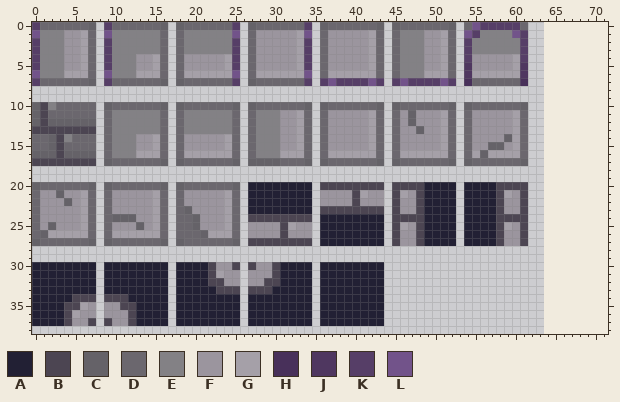
Pixel-art file: AIProject/Assets/sprites/Asperite Files/dungeon_tileSheet.aseprite. Above is the file before it was changed.
64x64 pixels, 1 frame. Colours within 5 levels of each other are drawn and written as one. Shown: x 0..71, y 0..38. The old version is drawn lined up with the new one, on the new canvas.
Palette (. is transparent): A #222034  B #4c4552  C #656268  D #6b676e  E #838185  F #9b959e  G #a5a0a8  H #48305a  J #4f3760  K #563e67  L #72538a
Once edited:
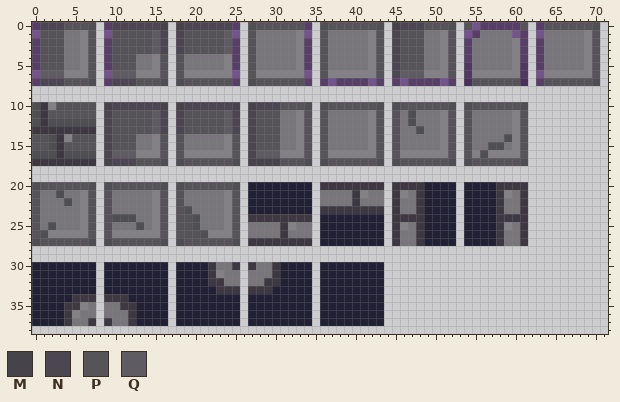
Colours new in this view: M #46434a  N #4c4552  P #575459  Q #5f5b62
The edit:
canvas 64x64 -> 72x64
colour B: #4c4552 -> #3e3842
colour C: #656268 -> #4f4e52
colour F: #9b959e -> #78767a
Changed rows in their new state; - is a pixel that keeps its letter.
first column x 0:
 0 -NNNPPP---NNNNNNM-MNNNNNN---PPPPPP---PPPPPP--MNNNPPP--P------P-KPPPPPPC
 1 -PPP--EP--PPPPPQN-NPPPPPQ--P-----E--P-----EP-NPPP--EP---FFFF---LFFFFFEP
 2 -PPP--EP--PPPPPQN-NPPPPPQ--P-----E--P-----EP-NPPP--EP--FFFFF---KFFFFFEP
 3 -PPP--EP--PPPPPQN-NPPPPPQ--P-----E--P-----EP-NPPP--EP--FFFFF---KFFFFFEP
 4 -PPP--EP--PPP--EP-P-----E--P-----E--P-----EP-NPPP--EP-------E--KFFFFFEP
 5 -PPP--EP--PPP--EP-P-----E--P-----E--P-----EP-NPPP--EP-------E--KFFFFFEP
 6 -QQQEEEP--QQQEEEP-PEEEEEE--PEEEEEE--PEEEEEEP-NQQQEEEP--EEEEEE--LEEEEEEP
 7 -NNNPPP---NNNPPP---PPPPPP---PPPPPP---------------------PPPPPP--KPPPPPPC
10 ---PPPPP-MNNNNNNM-MNNNNNNM-MNNNPPP---PPPPPP---PPPPPP---PPPPPP----------
11 --PPPPPP-NPPPPPQN-NPPPPPQN-NPPP--EP-P-----EP-P-----EP-P-----EP---------
12 ---------NPPPPPQN-NPPPPPQN-NPPP--EP-P-----EP-P-----EP-P-----EP---------
13 ---------NPPPPPQN-NPPPPPQN-NPPP--EP-P-----EP-P-----EP-P-----EP---------
14 PP---PPP-NPPP--EP-P-----EP-NPPP--EP-P-----EP-P-----EP-P-----EP---------
15 PP--PPPP-NPPP--EP-P-----EP-NPPP--EP-P-----EP-P-----EP-P-----EP---------
16 ---------NQQQEEEP-PEEEEEEP-NQQQEEEP-PEEEEEEP-PEEEEEEP-PE-EEEEP---------
17 ---------MNNNPPP---PPPPPP--MMMMPPP---PPPPPP---PPPPPP---PPPPPP----------
20 -PPPPPP---PPPPPP---PPPPPP----------------------------------------------
21 P-----EP-P-----EP-P-----EP---------------E----E------------E-----------
22 P-----EP-P-----EP-P-----EP---------------------------------------------
23 P-----EP-P-----EP-P-----EP---------------------------------------------
24 P-----EP-P-----EP-PP----EP---------------------------------------------
25 P-----EP-P-----EP-PP----EP------E-------------E------------E-----------
26 P-EEEEEP-PEEEEEEP-PPP-EEEP---------------------------------------------
27 -PPPPPP---PPPPPP---PPPPPP----------------------------------------------
first column x 23:
31 E
first column x 5:
35 -E
36 E-
Changed places in both pictures, as pixel boxes (x1, y1, x2, y2):
changed: (32, 22, 600, 294)
changed: (64, 294, 136, 326)
